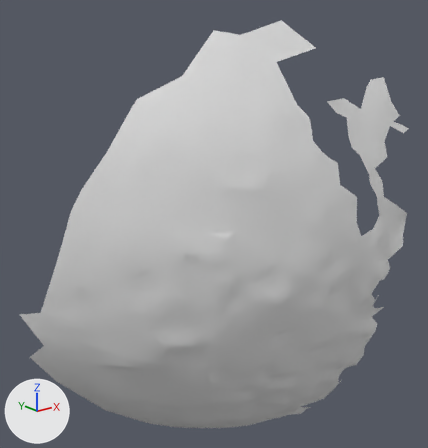
Renders of the OBJ model res/final/onecam_fullvolume/05/cleanedup/FullVolium.000214.obj from each side of a commit.
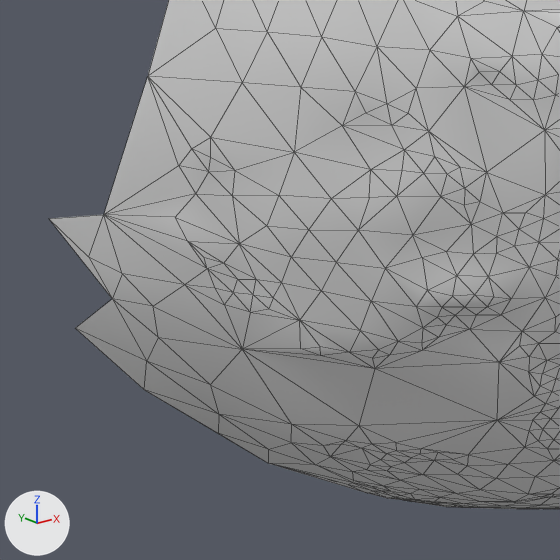
Old and new are each drawn whole from a camera (50 mm lens) standing at (125.9, -855.0, -15.6) and looking at (208.9, -751.2, -57.1) and again close up on the part from 0% to 51% of the width and 51% to 100% of the height. Every picture has the same lights, and +X, +Y and +Z are marked at lower left. The close-ups show mesh edges as thin lines. Where no turn or scale is listed for an object, it has been applied to the vertices.

Objects in the first close-up: 'FullVolium.000214'.
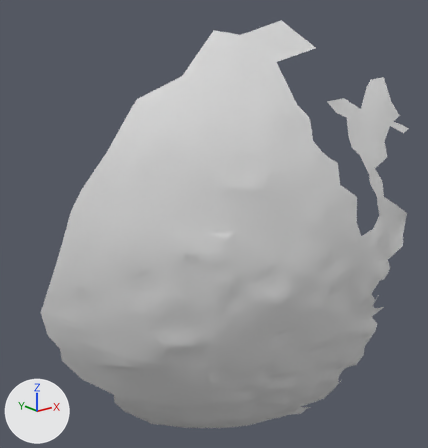
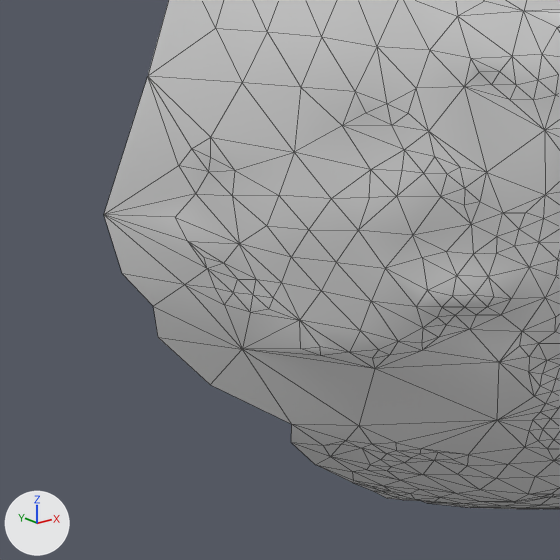
The change, as a diff of the scene's bpy script:
```diff
--- a/res/final/onecam_fullvolume/05/cleanedup/FullVolium.000214.obj.py
+++ b/res/final/onecam_fullvolume/05/cleanedup/FullVolium.000214.obj.py
@@ me_fullvolium_000214 @@
 # used by ob_fullvolium_000214; location = (0.0, 0.0, 0.0)
-me_fullvolium_000214.from_pydata(...)  # 1096 vertices, 2075 faces; spans x 168.9..237.5, y -785.2..-718.9, z -129.5..-12.2
+me_fullvolium_000214.from_pydata(...)  # 1076 vertices, 2026 faces; spans x 171.3..237.5, y -785.2..-734.6, z -125.2..-12.2
+# me_fullvolium_000214 part 1
+# 20 vertices are removed from x 168.9..226.3, y -736.7..-718.9, z -129.5..-76.7
+# 49 faces are deleted
```

What differs and where, as boxes [x1, y1, x2, y2] in the close-ups (560 x 560 px):
'FullVolium.000214', reshaped
    before: [50, 0, 560, 509]
    after: [104, 0, 560, 509]
part 1 of me_fullvolium_000214, deleted
    before: [50, 215, 468, 508]
